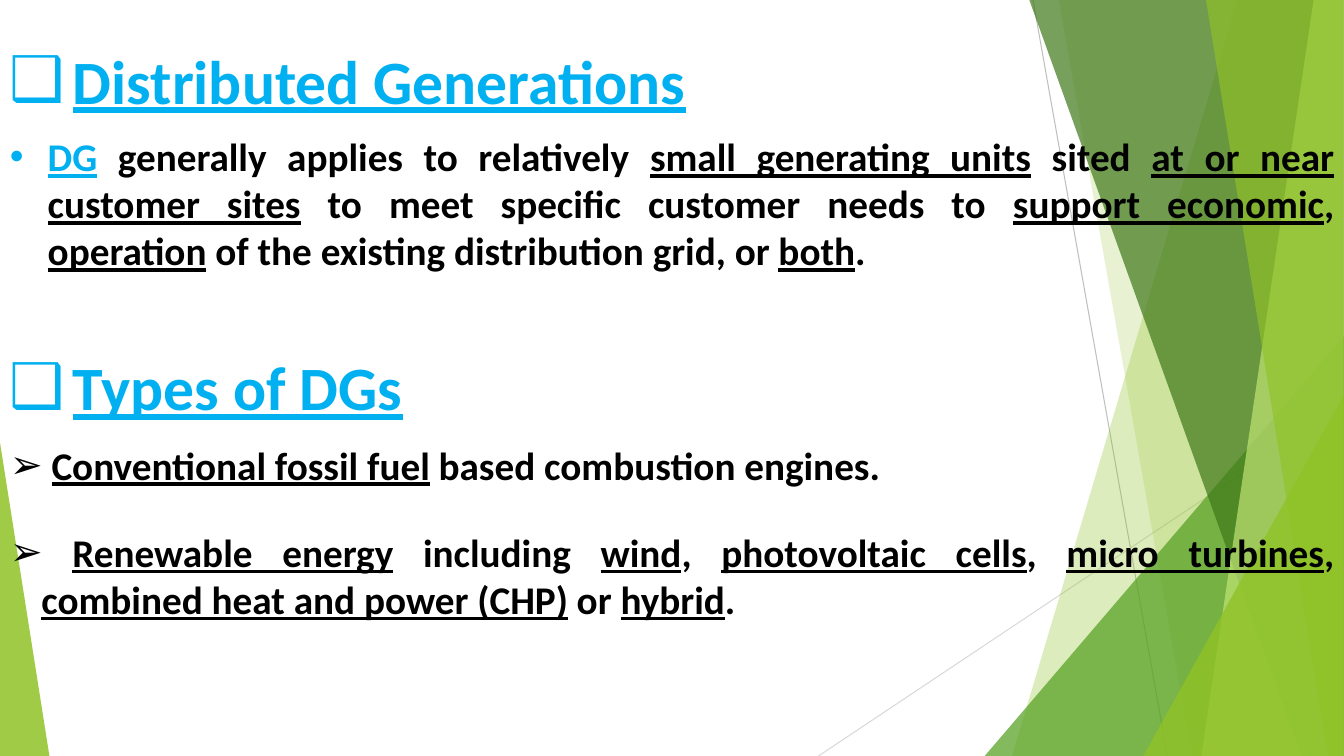
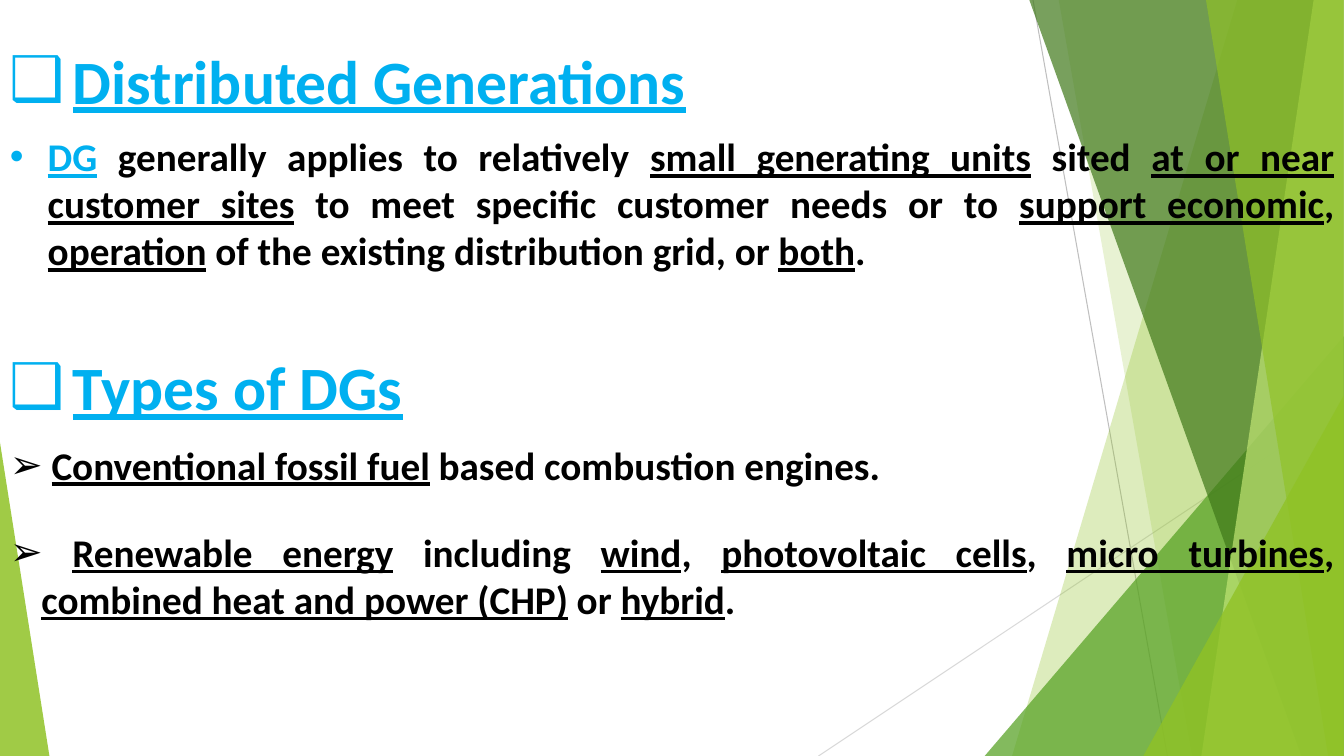
Before and after one commit to moustafashahin122/AOA-Graduation-Project-2022-, a slide deck: slide 8 of code/AOA_objects/results/grad_presentation/Presentation.pptx. Drawn at 1344x756 pixels with LibreOffice and Linux fonts; fonts in the diff are those of the drawing. Boxes give left, top, right and bottom in pixels: in the first picture for what was removed or moved away, otherwise in the second. Text is boxed around its words. In the diff, an @@ line names an element or a change of style, - is before the commit and + after.

```diff
--- a/code/AOA_objects/results/grad_presentation/Presentation.pptx
+++ b/code/AOA_objects/results/grad_presentation/Presentation.pptx
@@ text at box(48, 138, 1334, 272): text changed @@
-• DG generally applies to relatively small generating units sited at or near customer sites to meet specific customer needs to support economic, operation of the existing distribution grid, or both.
+• DG generally applies to relatively small generating units sited at or near customer sites to meet specific customer needs or to support economic, operation of the existing distribution grid, or both.
```
Also in this commit, not shown: 21 other slides changed, 1 slide added, 6 other files.
